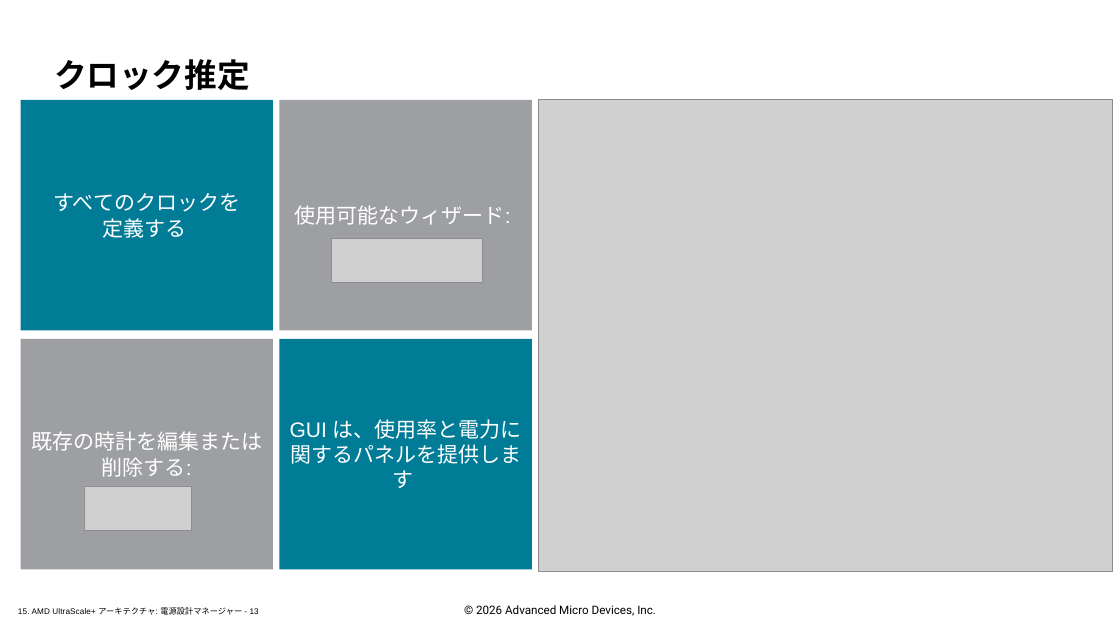
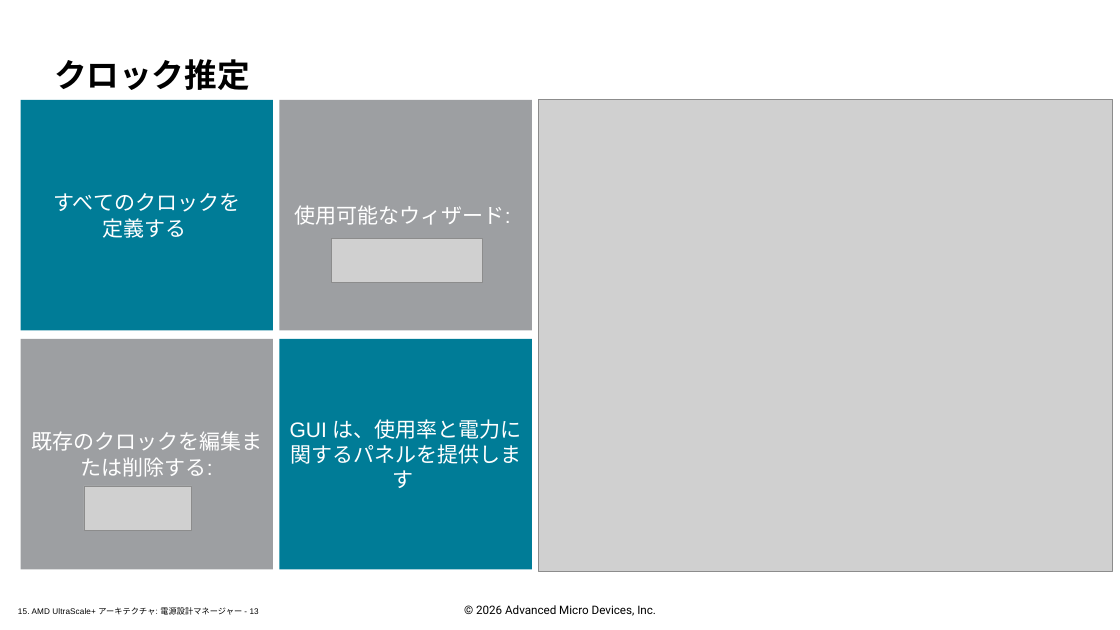
Before and after one commit to hdlabjk/spusp, a slide deck: slide 13 of doc/slides_docx/15. AMD UltraScale+ Architecture Power Design Manager_ILT_translated_ja.pptx. Drawn at 1120x630 pixels with LibreOffice and Linux fonts; fonts in the diff are those of the drawing; grey boxes stand for pictures; background and template pictures are left out. Boxes give left, top, right and bottom in pixels: in the first picture for what was removed or moved away, otherwise in the second. Text is boxed around its words. In the diff, an @@ line names an element or a change of style, - is before the commit and + after.

```diff
--- a/doc/slides_docx/15. AMD UltraScale+ Architecture Power Design Manager_ILT_translated_ja.pptx
+++ b/doc/slides_docx/15. AMD UltraScale+ Architecture Power Design Manager_ILT_translated_ja.pptx
@@ text in rectangle at [31, 431, 262, 477]: text changed @@
-既存の時計を編集または削除する:
+既存のクロックを編集または削除する:
```
Also in this commit, not shown: 2 other slides changed, 9 other files.
